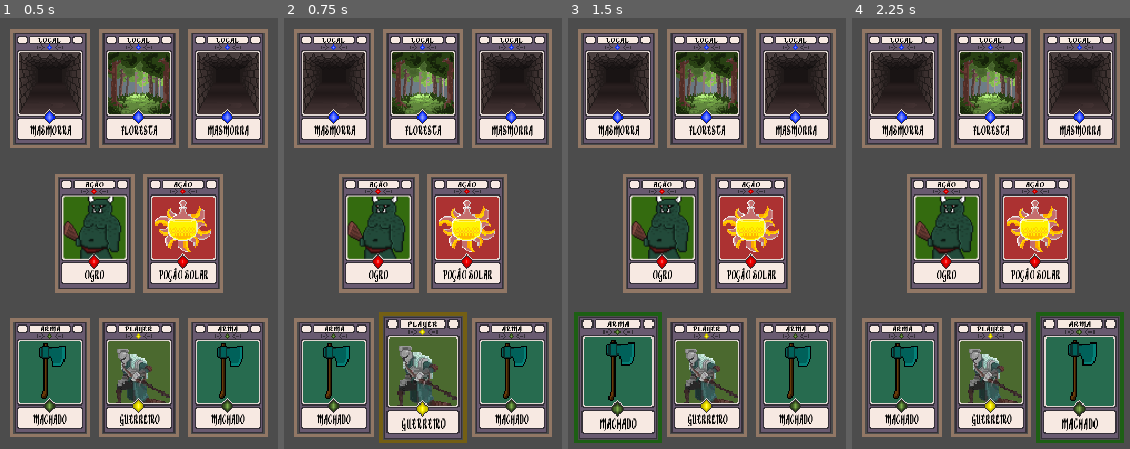
Above: before the commit, frames 1-4 (left to right).
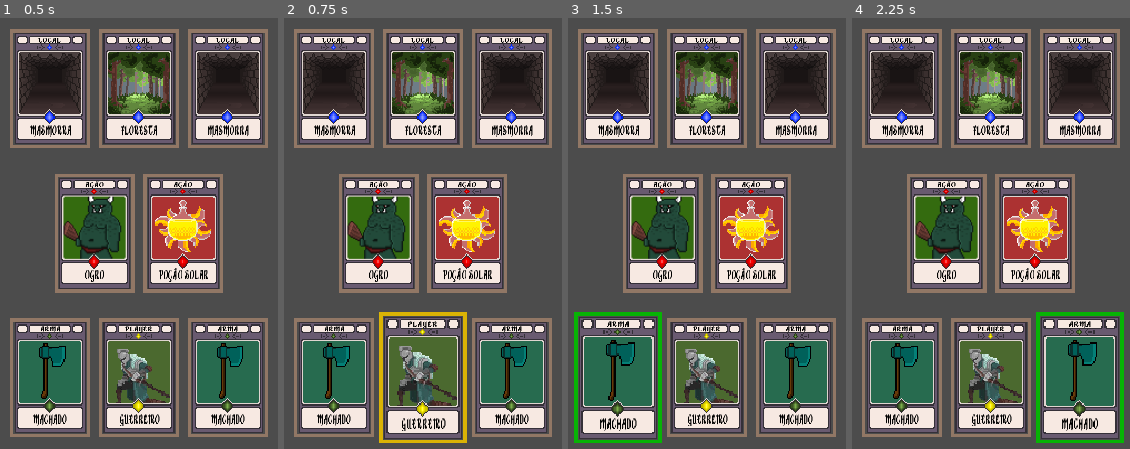
Above: after the commit, the same moments.

Repository: kdds22/Crawler-Card-RPG
Game: Godot game, scene res://scenes/MainCore.tscn
Same seed, same stepped clock (60 frames per second), same inputs: the game is played once before the commit and once after it.
Inputs (mouse positions are in pixels of both pictures, inside the frame that each line leads up to):
- Up to frame 1 (0.5 s): no input
- Up to frame 2 (0.75 s): tap Enter at 0.5 s; move the mouse to (423, 375) at 0.52 s
- Up to frame 3 (1.5 s): tap Space at 1.25 s; move the mouse to (618, 375) at 1.27 s
- Up to frame 4 (2.25 s): tap Enter at 2 s; move the mouse to (1079, 375) at 2.02 s

Frame 1 is identical in both runs. In frame 2, 1.3% of the frame differs, in the area x 34-66%, y 68-99%; in frame 3, 1.3%; in frame 4, 1.3%.

Commit message:
Correção Rápida de Cores na Seleção da Carta

Diff:
--- a/scripts/CardBase.gd
+++ b/scripts/CardBase.gd
@@ -44,16 +44,16 @@
 	match value:
 		"Ação":
 			cristal_rect(Rect2(16,0,16,16), Rect2(16,16,16,16)) # vermelho
-			my_moldure_color = Color(.8,.2,.2,1)
+			my_moldure_color = Color(1.5,.05,.05,255)
 		"Arma":
 			cristal_rect(Rect2(32,0,16,16), Rect2(32,16,16,16)) # verde
-			my_moldure_color = Color(.2,.8,.2,1)
+			my_moldure_color = Color(.05,1.5,.05,1)
 		"Local":
 			cristal_rect(Rect2(0,0,16,16), Rect2(0,16,16,16)) # azul
-			my_moldure_color = Color(.2,.2,.8,1)
+			my_moldure_color = Color(.05,.05,1.5,1)
 		"Player":
 			cristal_rect(Rect2(48,0,16,16), Rect2(48,16,16,16)) # amarelo
-			my_moldure_color = Color(.8,.8,.2,1)
+			my_moldure_color = Color(1.5,1.5,.05,1)
 
 	pass # func set_cristais
 
